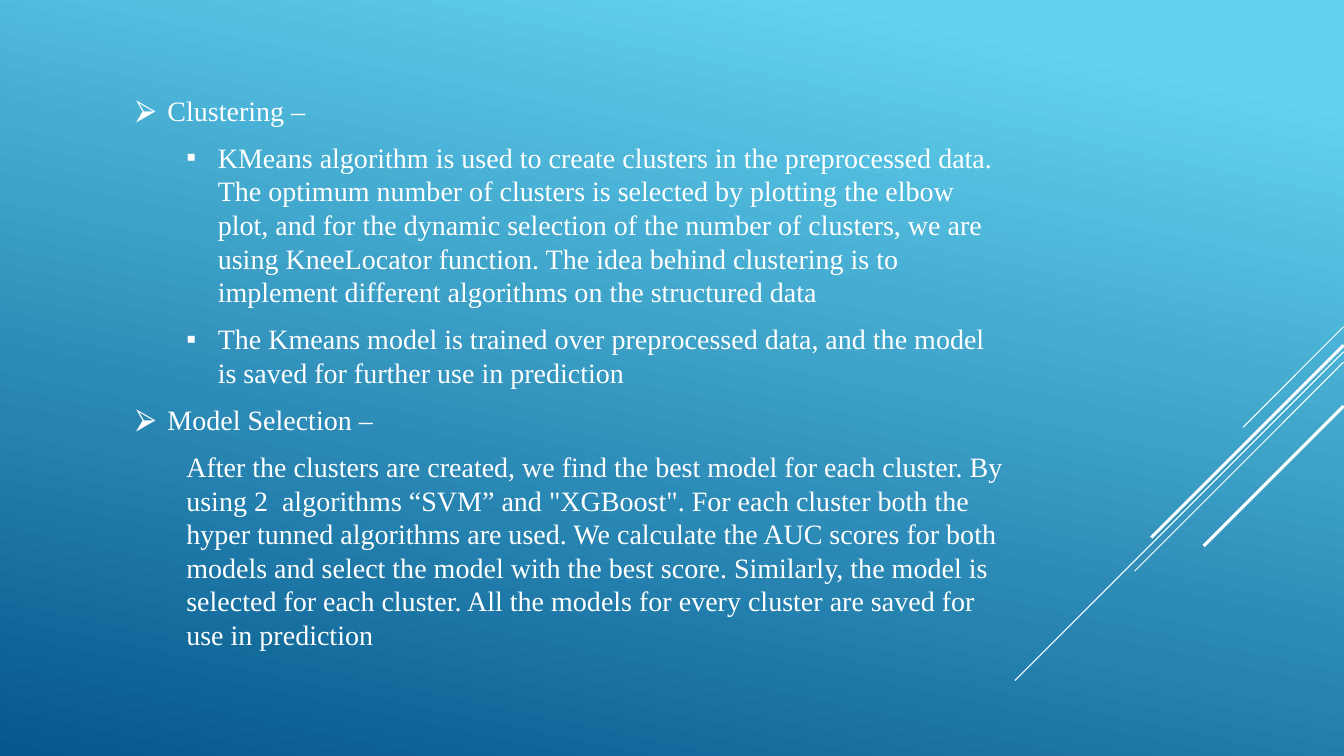
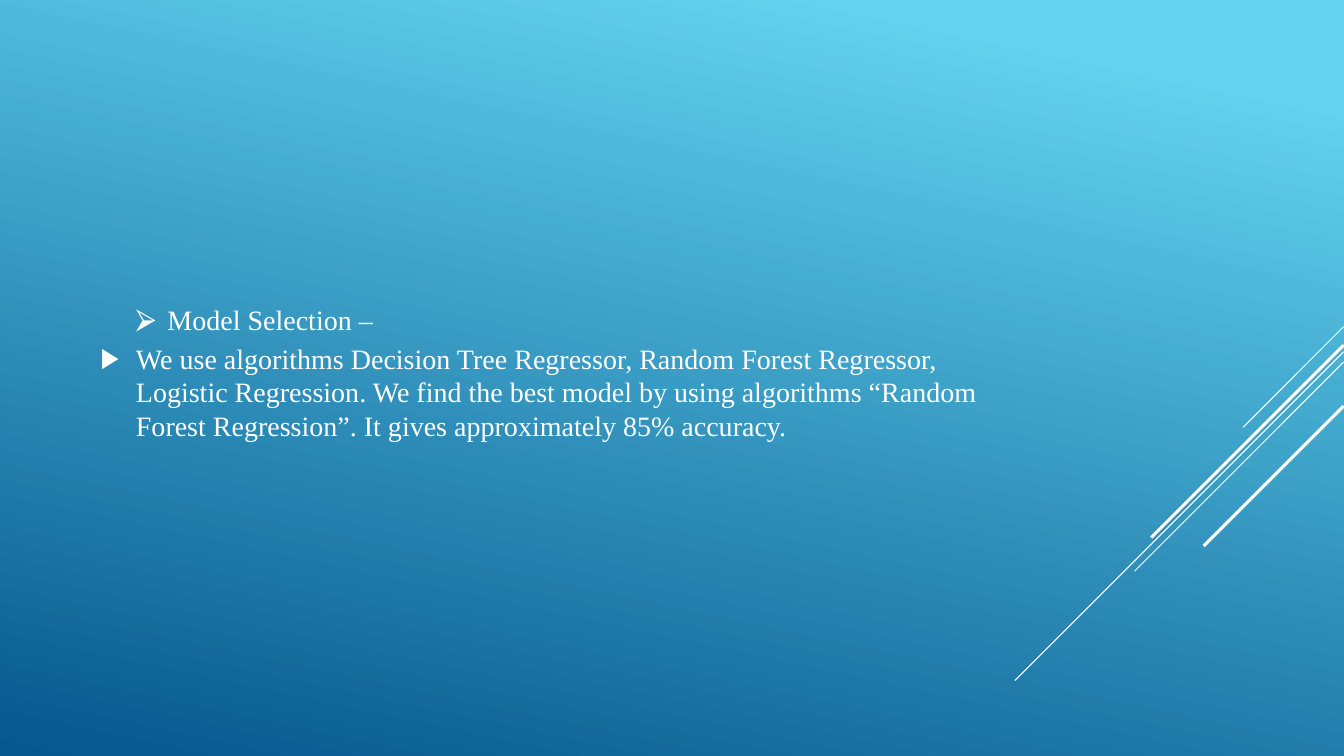
Before and after one commit to shahin28jan/adult_census_income_prediction, a slide deck: slide 7 of Documents/Income_Prediction.pptx. Drawn at 1344x756 pixels with LibreOffice and Linux fonts; fonts in the diff are those of the drawing. Boxes give left, top, right and bottom in pixels: in the first picture for what was removed or moved away, otherwise in the second. Text is boxed around its words. In the diff, an @@ line names an element or a change of style, - is before the commit and + after.

```diff
--- a/Documents/Income_Prediction.pptx
+++ b/Documents/Income_Prediction.pptx
@@ text at bbox=[167, 101, 992, 388]: paragraphs removed @@
-  ⮚ Clustering –
-    ▪ KMeans algorithm is used to create clusters in the preprocessed data. The optimum number of clusters is selected by plotting the elbow plot, and for the dynamic selection of the number of clusters, we are using KneeLocator function. The idea behind clustering is to implement different algorithms on the structured data
-    ▪ The Kmeans model is trained over preprocessed data, and the model is saved for further use in prediction
@@ text at bbox=[136, 349, 976, 441]: text changed @@
-    After the clusters are created, we find the best model for each cluster. By using 2 algorithms “SVM” and "XGBoost". For each cluster both the hyper tunned algorithms are used. We calculate the AUC scores for both models and select the model with the best score. Similarly, the model is selected for each cluster. All the models for every cluster are saved for use in prediction
+▶ We use algorithms Decision Tree Regressor, Random Forest Regressor, Logistic Regression. We find the best model by using algorithms “Random Forest Regression”. It gives approximately 85% accuracy.
```
Also in this commit, not shown: 2 other slides changed, 4 other files.
